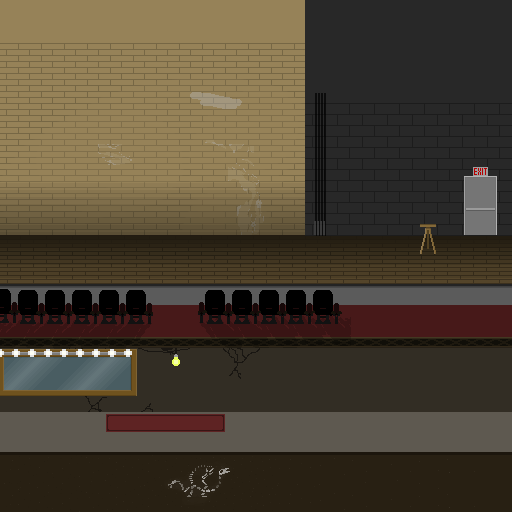
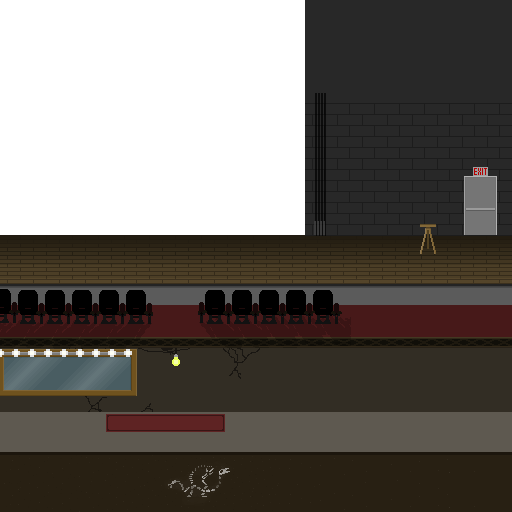
Layer changes from the first 512 × 512 image to the second:
hid "BackgroundGradient" over [left=0, top=183, right=305, bottom=235]
hid "Layer 9" over [left=98, top=92, right=264, bottom=235]
hid "Layer 8 copy" over [left=0, top=43, right=305, bottom=235]
hid "Layer 8" over [left=0, top=43, right=305, bottom=235]
hid "Layer 6" over [left=0, top=0, right=305, bottom=235]
hid "Background" over [left=0, top=0, right=305, bottom=235]
